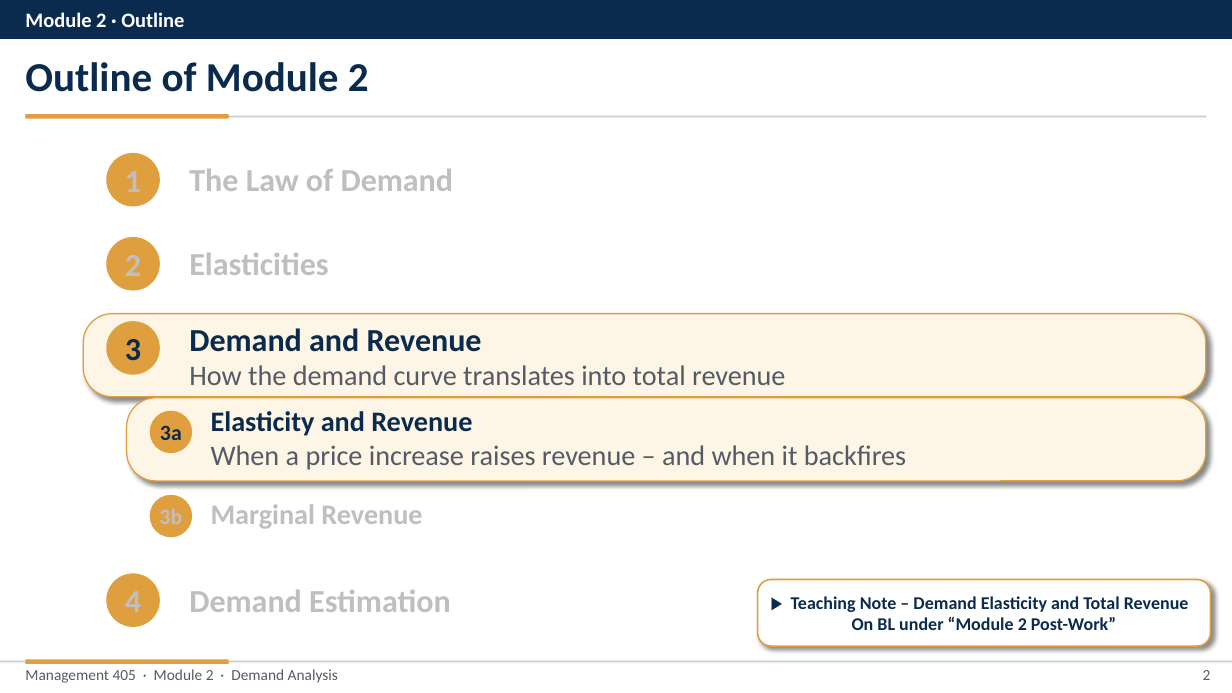
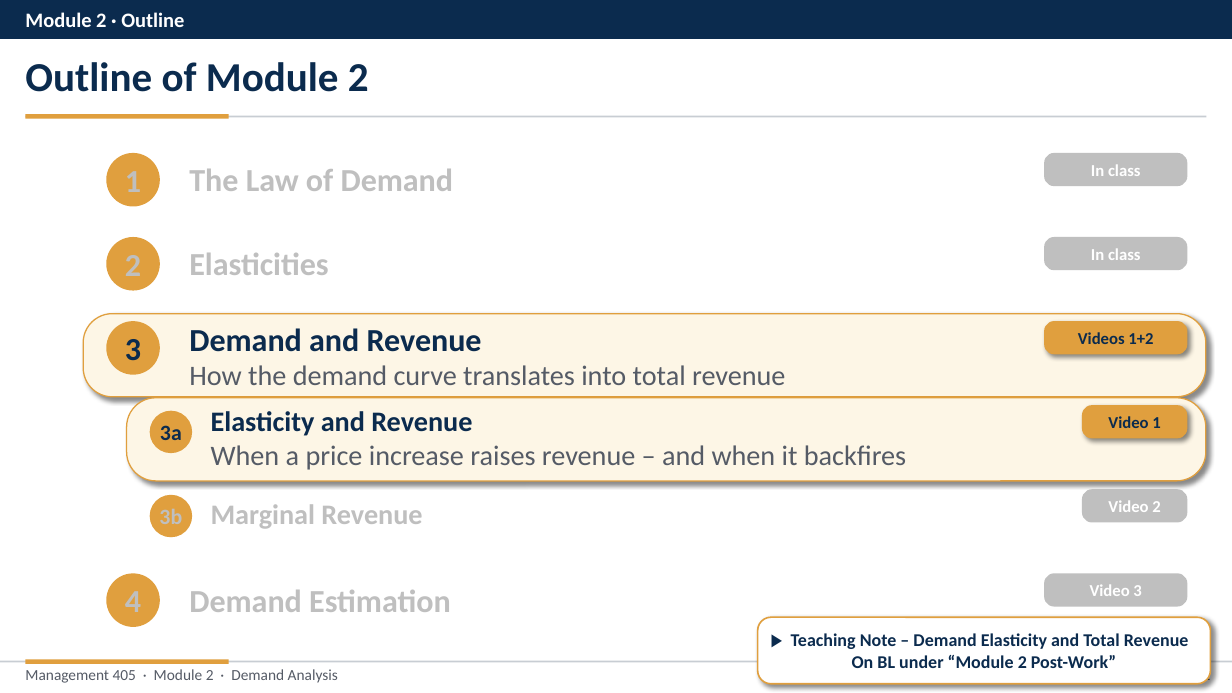
Before and after one commit to nvoigtla/Teaching, a slide deck: slide 2 of 405 Slide Revisions 2026/Module 2/Module 2 - Video Part Revised.pptx. Drawn at 1232x693 pixels with LibreOffice and Linux fonts; fonts in the diff are those of the drawing. Boxes give left, top, right and bottom in pixels: in the first picture for what was removed or moved away, otherwise in the second. Text is boxed around its words. In the diff, an @@ line names an element or a change of style, - is before the commit and + after.

```diff
--- a/405 Slide Revisions 2026/Module 2/Module 2 - Video Part Revised.pptx
+++ b/405 Slide Revisions 2026/Module 2/Module 2 - Video Part Revised.pptx
@@ rounded rectangle added at (1044, 153, 1188, 187), fill #BFBFBF, 13 pt, text #FFFFFF, bold @@
+In class
@@ rounded rectangle added at (1044, 237, 1188, 270), fill #BFBFBF, 13 pt, text #FFFFFF, bold @@
+In class
@@ rounded rectangle added at (1044, 322, 1188, 355), fill #E09F3E, 13 pt, text #0B2B4E, bold @@
+Videos 1+2
@@ rounded rectangle added at (1082, 405, 1188, 438), fill #E09F3E, 13 pt, text #0B2B4E, bold @@
+Video 1
@@ rounded rectangle added at (1082, 489, 1188, 522), fill #BFBFBF, 13 pt, text #FFFFFF, bold @@
+Video 2
@@ rounded rectangle added at (1044, 574, 1188, 607), fill #BFBFBF, 13 pt, text #FFFFFF, bold @@
+Video 3
@@ rounded rectangle "▶ Teaching Note – Demand ...": place and size @@
-rounded rectangle "▶ Teaching Note – Demand ..." at (758, 579, 1211, 646)
+rounded rectangle "▶ Teaching Note – Demand ..." at (758, 617, 1211, 684)
```
Also in this commit, not shown: 9 other slides changed, 12 slides removed, 22 other files.
